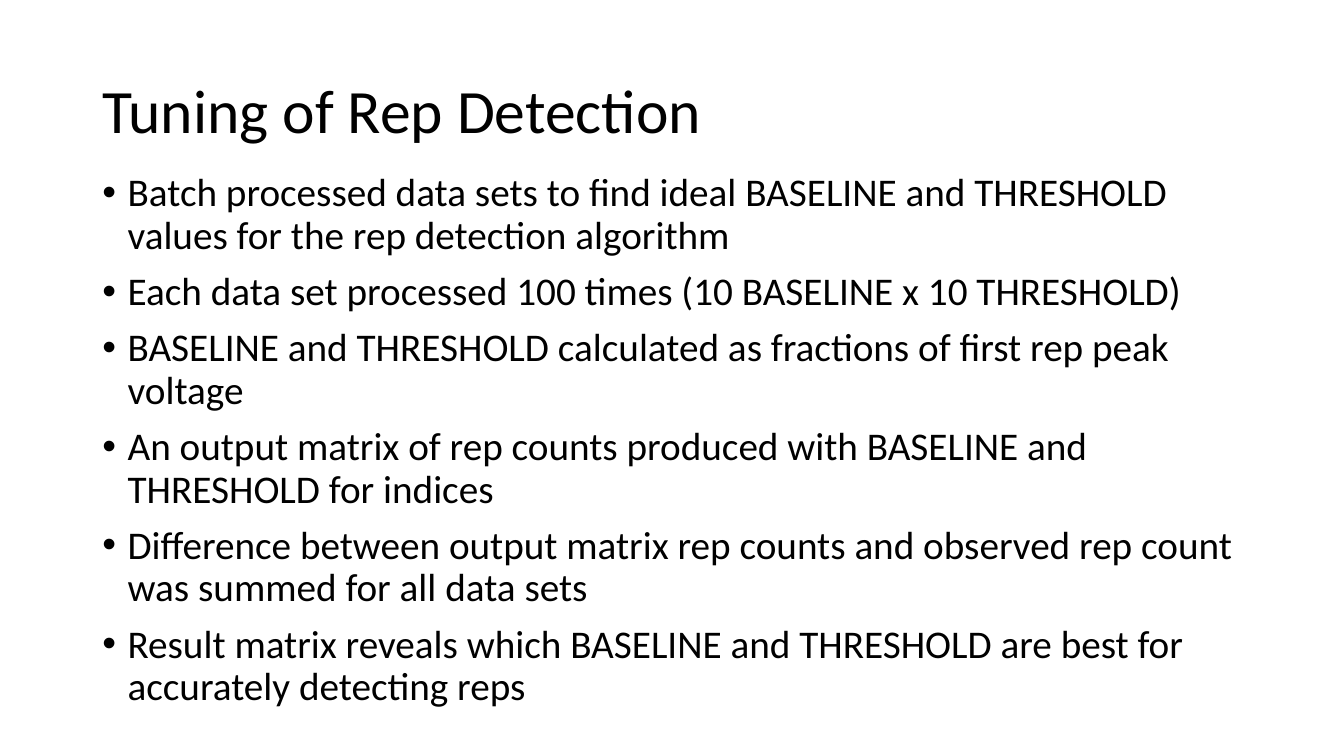
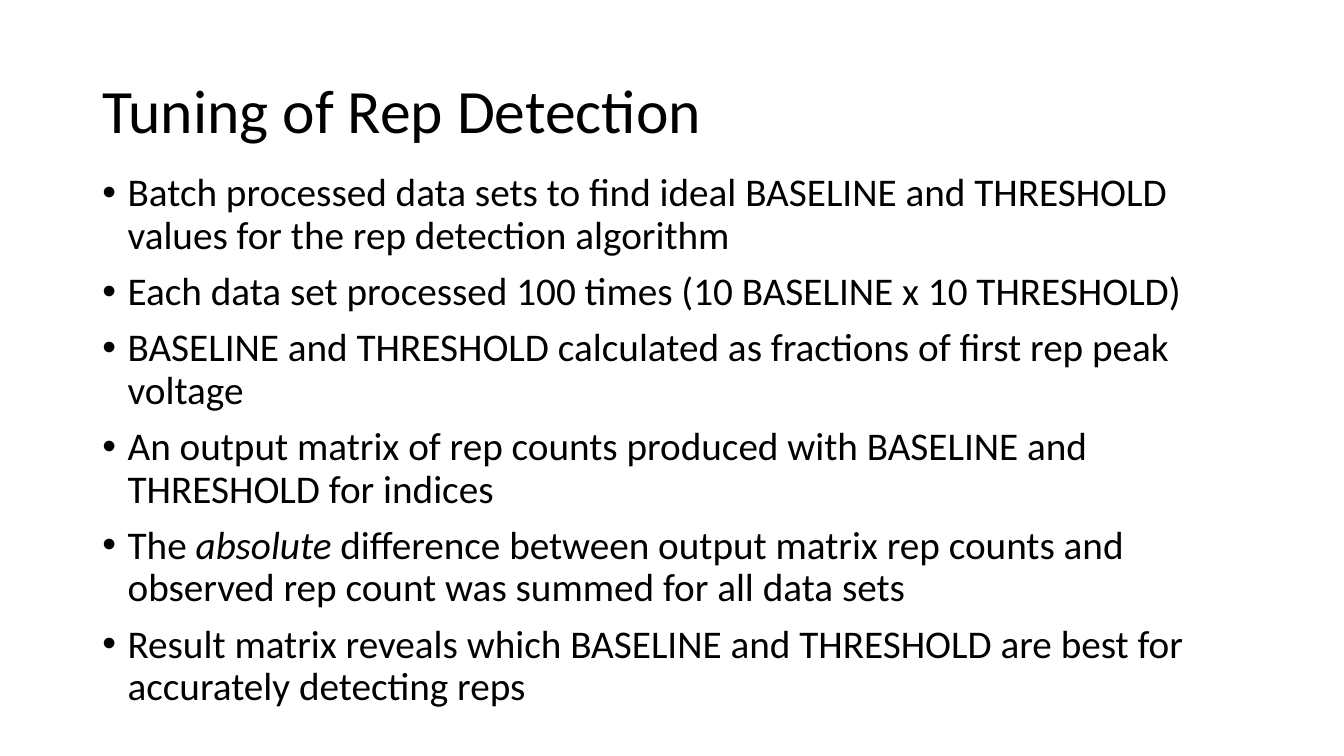
Before and after one commit to capstone411/SHAF, a slide deck: slide 1 of Capstone/Presentations/MATLAB_Analysis.pptx. Drawn at 1344x756 pixels with LibreOffice and Linux fonts; fonts in the diff are those of the drawing. Boxes give left, top, right and bottom in pixels: in the first picture for what was removed or moved away, otherwise in the second. Text is boxed around its words. In the diff, an @@ line names an element or a change of style, - is before the commit and + after.

```diff
--- a/Capstone/Presentations/MATLAB_Analysis.pptx
+++ b/Capstone/Presentations/MATLAB_Analysis.pptx
@@ text at [128,531,1124,608]: text changed @@
-• Difference between output matrix rep counts and observed rep count was summed for all data sets
+• The absolute difference between output matrix rep counts and observed rep count was summed for all data sets
```
Also in this commit, not shown: 2 other slides changed, 1 slide removed, 8 other files.
